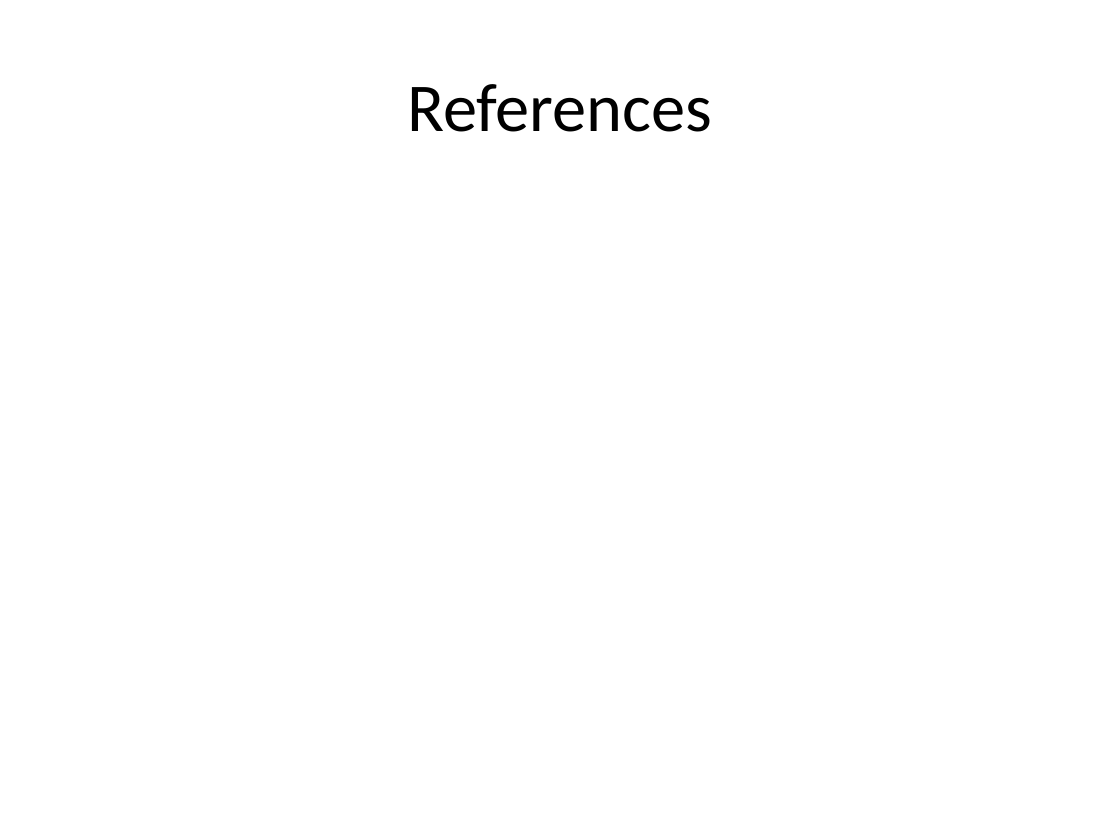
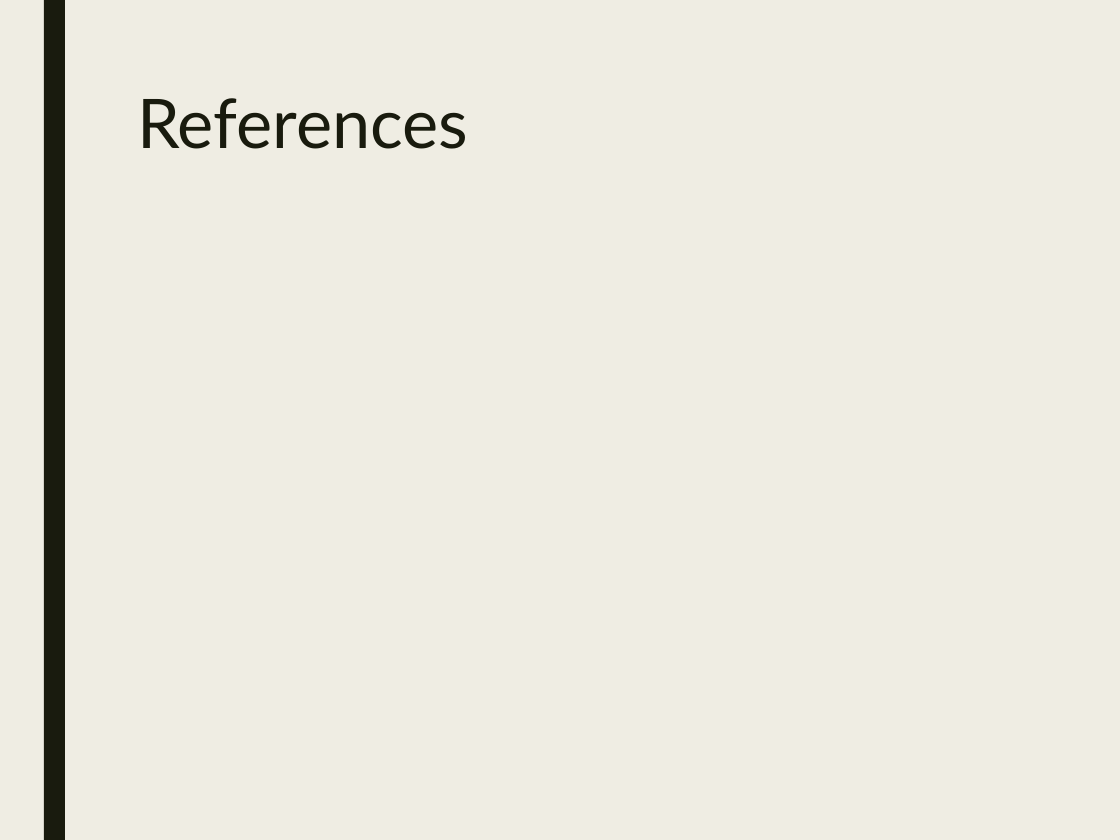
Before and after one commit to StormWulf/Mobile-Motion-Tracking-Robot-Arm, a slide deck: slide 16 of Documents/Mobile Motion Tracking Robot Arm poster.pptx (slide 6 before the commit). Drawn at 1120x840 pixels with LibreOffice and Linux fonts; fonts in the diff are those of the drawing. Boxes give left, top, right and bottom in pixels: in the first picture for what was removed or moved away, otherwise in the second. Text is boxed around its words. In the diff, an @@ line names an element or a change of style, - is before the commit and + after.

```diff
--- a/Documents/Mobile Motion Tracking Robot Arm poster.pptx
+++ b/Documents/Mobile Motion Tracking Robot Arm poster.pptx
@@ background #FFFFFF to #EFEDE3 @@
@@ rectangle added at (44,0,65,840), fill #191B0E @@
@@ title "References": place and size @@
-title "References" at (407,84,712,132)
+title "References" at (137,98,468,149)
@@ title "References" at (137,98,468,149): font Calibri to Lato, text colour #000000 to #191B0E; alignment centre to left; line spacing 1 to 0.89; vertical alignment middle to top @@
```
Also in this commit, not shown: 1 other slide changed, 14 slides added, 4 slides removed, 2 other files.
